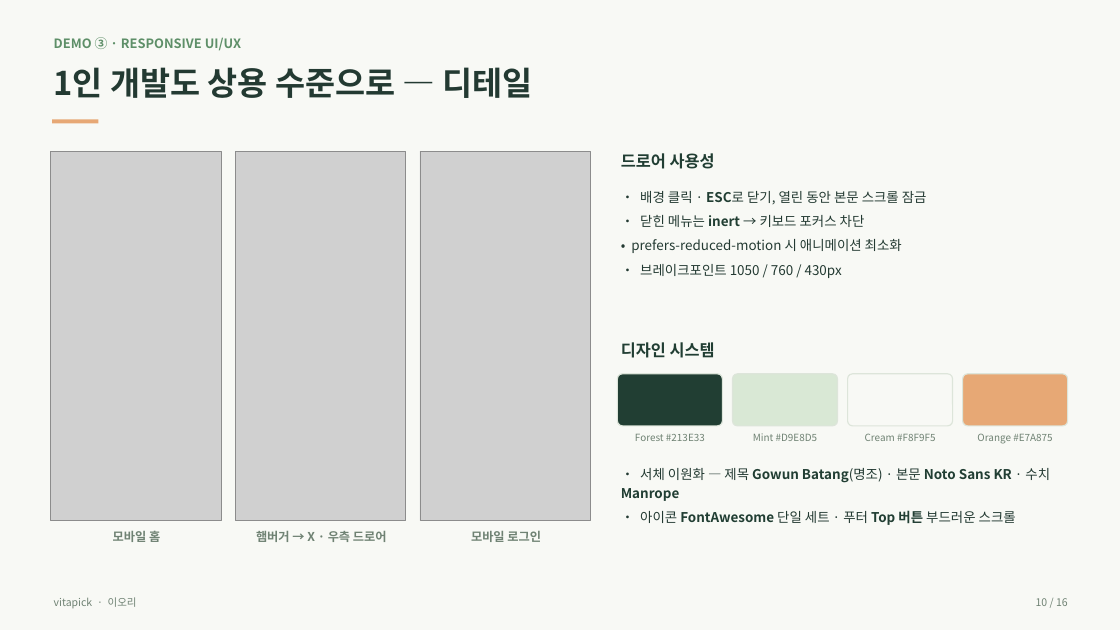
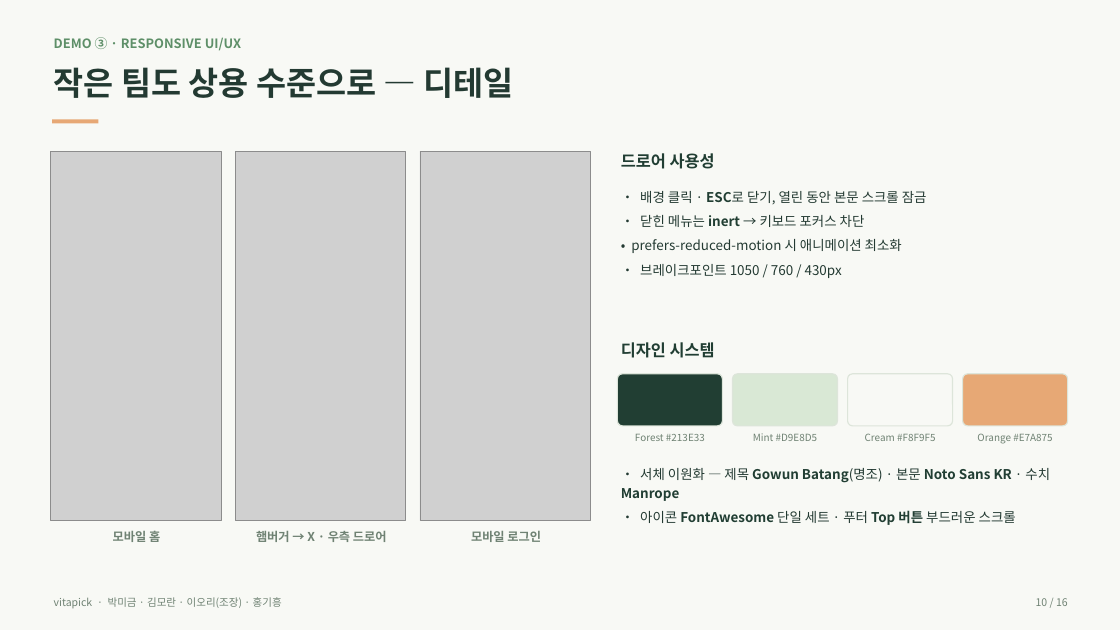
Before and after one commit to fsclass-n/vitapick, a slide deck: slide 10 of docs/프로젝트_발표자료.pptx. Drawn at 1120x630 pixels with LibreOffice and Linux fonts; fonts in the diff are those of the drawing; grey boxes stand for pictures. Boxes give left, top, right and bottom in pixels: in the first picture for what was removed or moved away, otherwise in the second. Text is boxed around its words. In the diff, an @@ line names an element or a change of style, - is before the commit and + after.

```diff
--- a/docs/프로젝트_발표자료.pptx
+++ b/docs/프로젝트_발표자료.pptx
@@ text at [54,67,514,98]: text changed @@
-1인 개발도 상용 수준으로 — 디테일
+작은 팀도 상용 수준으로 — 디테일
@@ text at [54,597,282,608]: text changed @@
-vitapick · 이오리
+vitapick · 박미금 · 김모란 · 이오리(조장) · 홍기흥
```
Also in this commit, not shown: 15 other slides changed, 31 other files.
